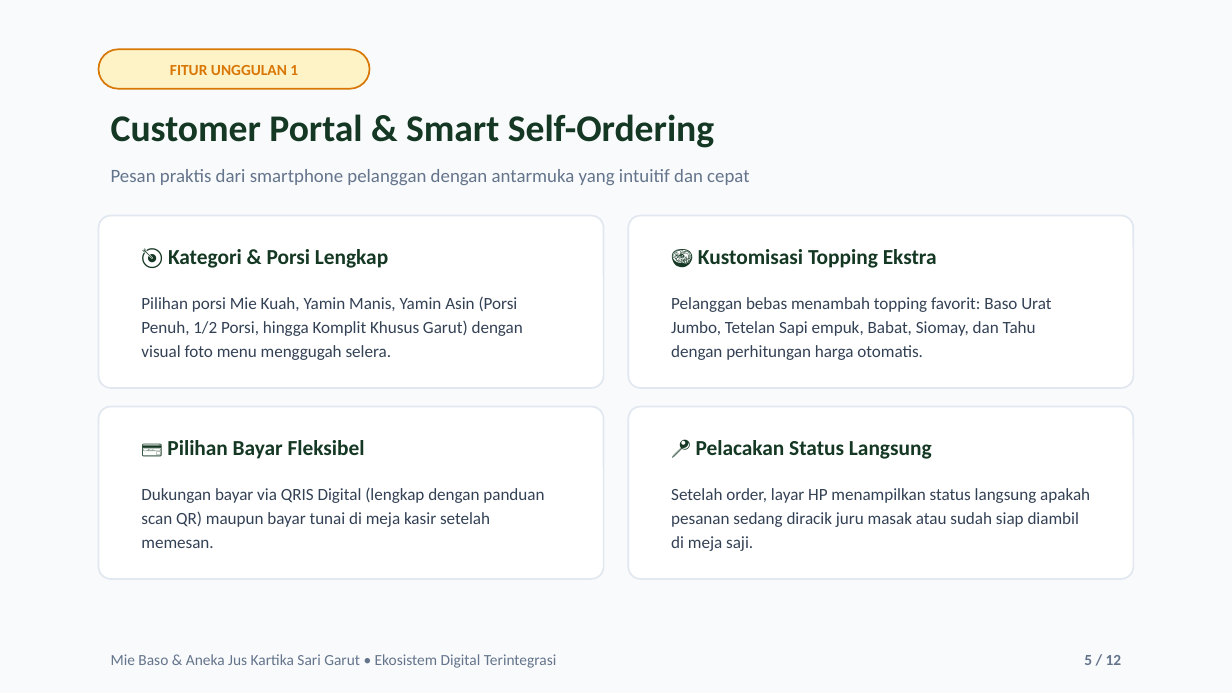
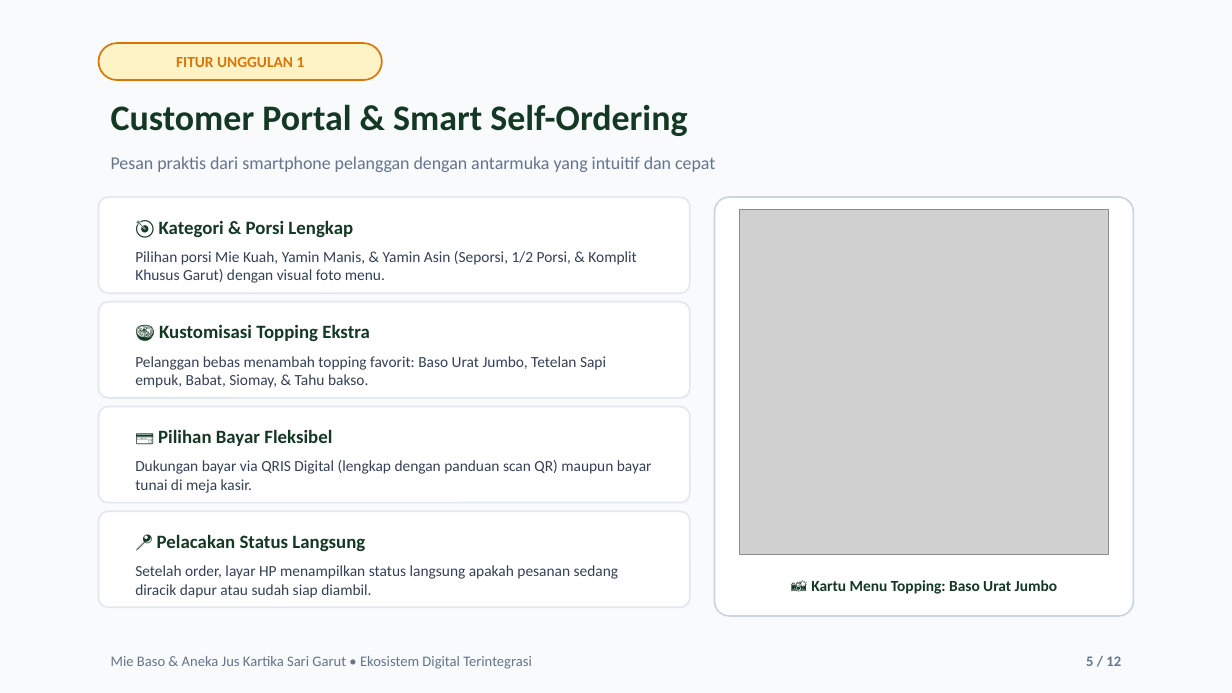
Before and after one commit to fanza4/kartikasari-pos-crm, a slide deck: slide 5 of Presentasi_Mie_Baso_Kartika_Sari.pptx. Drawn at 1232x693 pixels with LibreOffice and Linux fonts; fonts in the diff are those of the drawing; grey boxes stand for pictures. Boxes give left, top, right and bottom in pixels: in the first picture for what was removed or moved away, otherwise in the second. Text is boxed around its words. In the diff, an @@ line names an element or a change of style, - is before the commit and + after.

Commit message:
docs: enrich executive presentation PPTX with real app screenshots and photos

```diff
--- a/Presentasi_Mie_Baso_Kartika_Sari.pptx
+++ b/Presentasi_Mie_Baso_Kartika_Sari.pptx
@@ text "FITUR UNGGULAN 1": place and size @@
-text "FITUR UNGGULAN 1" at (170, 65, 298, 75)
+text "FITUR UNGGULAN 1" at (176, 57, 305, 67)
@@ rounded rectangle: place and size @@
-rounded rectangle at (99, 49, 370, 89)
+rounded rectangle at (99, 43, 382, 80)
@@ text "Customer Portal & Smart Self-Ordering": place and size @@
-text "Customer Portal & Smart Self-Ordering" at (111, 114, 714, 148)
+text "Customer Portal & Smart Self-Ordering" at (111, 104, 687, 136)
@@ text "Customer Portal & Smart Self-Ordering" at (111, 104, 687, 136): size 22 to 21 pt @@
@@ text "Pesan praktis dari smartphone pelanggan ...": place and size @@
-text "Pesan praktis dari smartphone pelanggan ..." at (111, 169, 749, 185)
+text "Pesan praktis dari smartphone pelanggan ..." at (111, 156, 715, 172)
@@ text "Pesan praktis dari smartphone pelanggan ..." at (111, 156, 715, 172): size 11 to 10.5 pt @@
@@ rounded rectangle: place and size @@
-rounded rectangle at (99, 216, 604, 388)
+rounded rectangle at (99, 197, 690, 293)
@@ text "🎯 Kategori & Porsi Lengkap": place and size @@
-text "🎯 Kategori & Porsi Lengkap" at (168, 249, 388, 268)
+text "🎯 Kategori & Porsi Lengkap" at (159, 220, 353, 237)
@@ rounded rectangle added at (715, 197, 1133, 616), fill #FFFFFF, outline #CBD5E1 1 pt @@
@@ picture added at (739, 209, 1109, 554) @@
@@ text at (135, 251, 636, 283): text changed; size 10 to 9 pt @@
-Pilihan porsi Mie Kuah, Yamin Manis, Yamin Asin (Porsi Penuh, 1/2 Porsi, hingga Komplit Khusus Garut) dengan visual foto menu menggugah selera.
+Pilihan porsi Mie Kuah, Yamin Manis, & Yamin Asin (Seporsi, 1/2 Porsi, & Komplit Khusus Garut) dengan visual foto menu.
@@ rounded rectangle: place and size @@
-rounded rectangle at (628, 216, 1133, 388)
+rounded rectangle at (99, 302, 690, 398)
@@ text "🍲 Kustomisasi Topping Ekstra": place and size @@
-text "🍲 Kustomisasi Topping Ekstra" at (698, 249, 937, 268)
+text "🍲 Kustomisasi Topping Ekstra" at (159, 324, 370, 341)
@@ text at (135, 356, 606, 388): text changed; size 10 to 9 pt @@
-Pelanggan bebas menambah topping favorit: Baso Urat Jumbo, Tetelan Sapi empuk, Babat, Siomay, dan Tahu dengan perhitungan harga otomatis.
+Pelanggan bebas menambah topping favorit: Baso Urat Jumbo, Tetelan Sapi empuk, Babat, Siomay, & Tahu bakso.
@@ rounded rectangle: place and size @@
-rounded rectangle at (99, 407, 604, 579)
+rounded rectangle at (99, 407, 690, 503)
@@ text at (135, 460, 652, 493): text changed; size 10 to 9 pt @@
-Dukungan bayar via QRIS Digital (lengkap dengan panduan scan QR) maupun bayar tunai di meja kasir setelah memesan.
+Dukungan bayar via QRIS Digital (lengkap dengan panduan scan QR) maupun bayar tunai di meja kasir.
@@ proportions changed in 4 elements at (99, 407, 690, 503), (99, 197, 690, 293), (99, 302, 690, 398), (99, 511, 690, 607) @@
@@ rounded rectangle: place and size @@
-rounded rectangle at (628, 407, 1133, 579)
+rounded rectangle at (99, 511, 690, 607)
@@ size 12.5 to 11 pt in 4 elements at (158, 429, 332, 446), (159, 220, 353, 237), (159, 324, 370, 341), (157, 534, 365, 551) @@
@@ text "📍 Pelacakan Status Langsung": place and size @@
-text "📍 Pelacakan Status Langsung" at (696, 440, 932, 459)
+text "📍 Pelacakan Status Langsung" at (157, 534, 365, 551)
@@ text at (135, 565, 619, 598): text changed; size 10 to 9 pt @@
-Setelah order, layar HP menampilkan status langsung apakah pesanan sedang diracik juru masak atau sudah siap diambil di meja saji.
+Setelah order, layar HP menampilkan status langsung apakah pesanan sedang diracik dapur atau sudah siap diambil.
@@ text added at (811, 580, 1057, 594), 9 pt, text #143823, bold @@
+📸 Kartu Menu Topping: Baso Urat Jumbo
@@ text "Mie Baso & Aneka Jus ..." at (111, 656, 532, 669): size 9 to 8.5 pt @@
@@ text "5 / 12" at (1086, 656, 1121, 666): size 9 to 8.5 pt @@
```
Also in this commit, not shown: 11 other slides changed, 11 other files.
